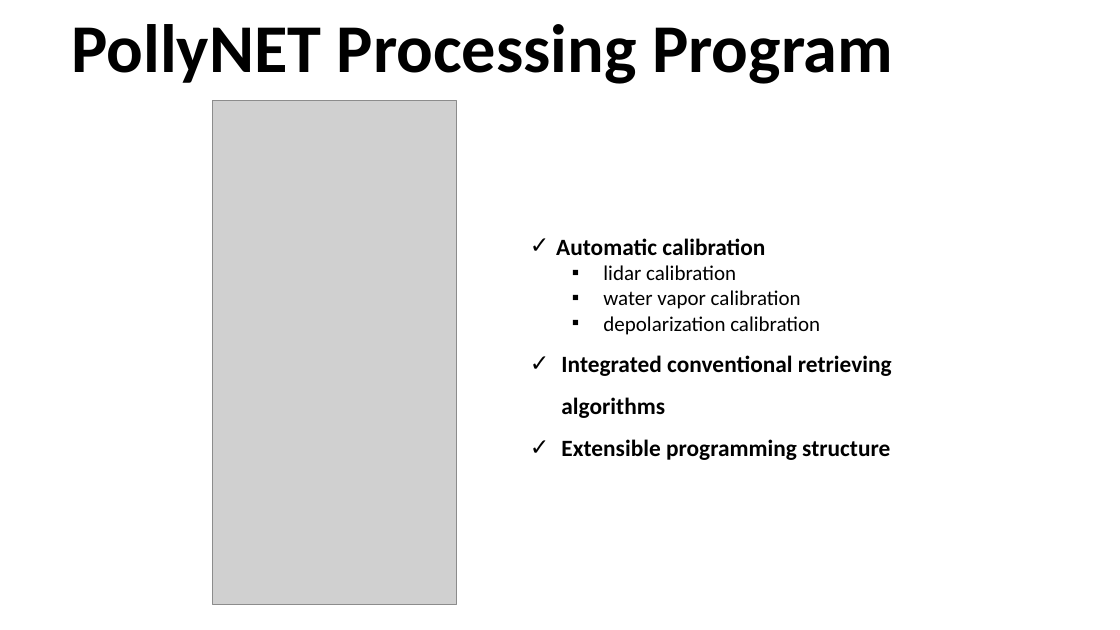
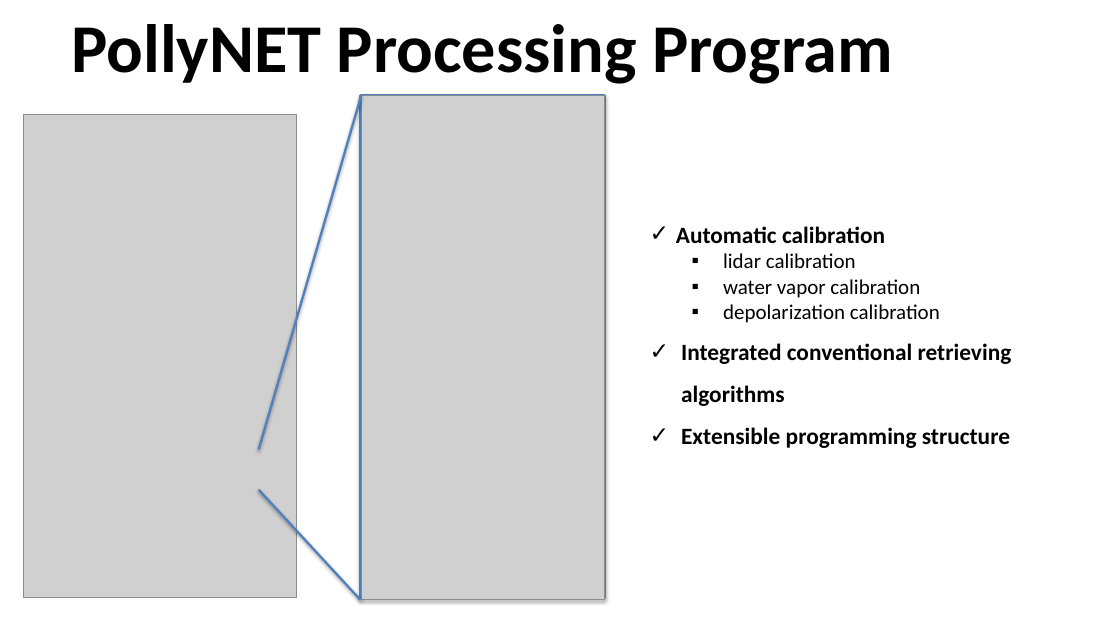
Before and after one commit to PollyNET/Pollynet_Processing_Chain, a slide deck: slide 5 of doc/Pollynet_Processing_Chain.pptx. Drawn at 1120x630 pixels with LibreOffice and Linux fonts; fonts in the diff are those of the drawing; grey boxes stand for pictures; background and template pictures are left out. Boxes give left, top, right and bottom in pixels: in the first picture for what was removed or moved away, otherwise in the second. Text is boxed around its words. In the diff, an @@ line names an element or a change of style, - is before the commit and + after.

```diff
--- a/doc/Pollynet_Processing_Chain.pptx
+++ b/doc/Pollynet_Processing_Chain.pptx
@@ picture added at (24,114,297,597) @@
@@ line added from (259, 450) to (361, 96), #4F81BD 2 pt @@
@@ picture: place and size @@
-picture at (213,101,457,605)
+picture at (361,96,605,600)
@@ rectangle added at (361,96,604,597), outline #4B7EBC 3 pt @@
@@ text "Automatic calibration": place and size @@
-text "Automatic calibration" at (556,238,892,460)
+text "Automatic calibration" at (676,226,1012,448)
@@ line added from (259, 490) to (360, 600), #4F81BD 2 pt @@
```
Also in this commit, not shown: 3 other slides changed, 2 other files.
